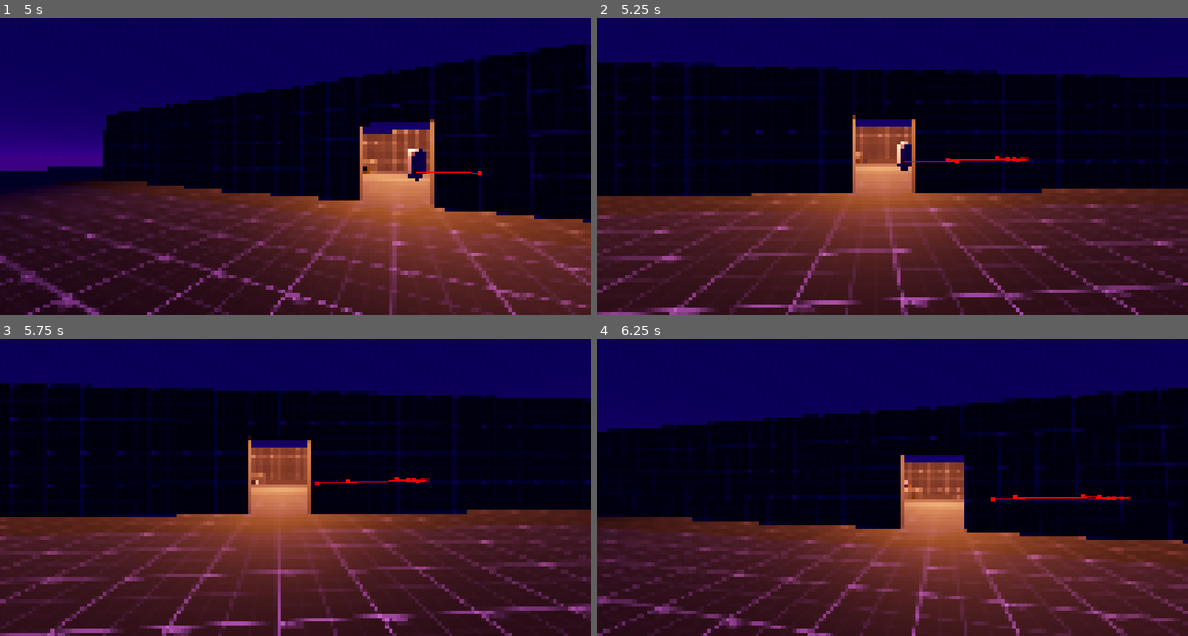
Above: before the commit, frames 1-4 (two rows, left to right).
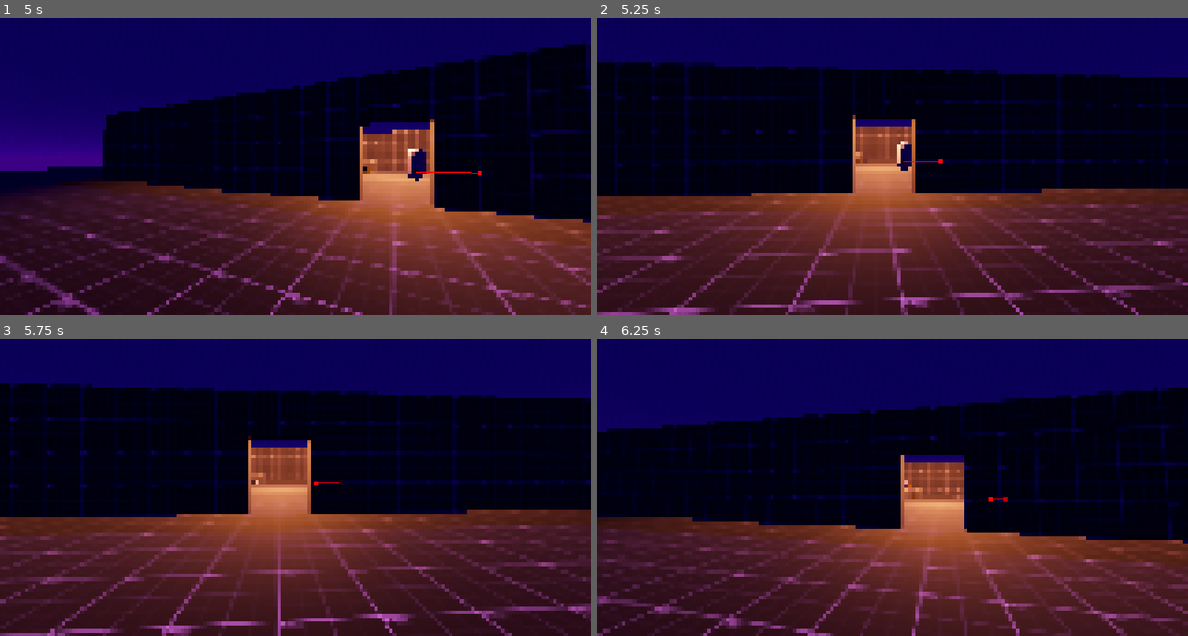
Above: after the commit, the same moments.

Repository: VaporeonLover28/Chrysopoeia
Game: Godot game, scene res://world.tscn
Same seed, same stepped clock (60 frames per second), same inputs: the game is played once before the commit and once after it.
Inputs (mouse positions are in pixels of both pictures, inside the frame that each line leads up to):
- Up to frame 1 (5 s): tap Enter at 0.5, 2 s; move the mouse to (425, 130) at 0.52 s; tap A (a) at 0.6, 4.55 s; tap D (d) at 0.8, 1.35 s; tap Space at 1.25 s; move the mouse to (265, 148) at 1.27 s; tap E (e) at 1.55, 2.1 s; move the mouse to (307, 142) at 2.02 s; tap S (s) at 2.3, 2.85 s; move the mouse to (289, 154) at 2.77 s; tap W (w) at 3.05, 3.6 s; move the mouse to (336, 151) at 3.52 s; tap X (x) at 3.8, 4.35 s; move the mouse to (248, 145) at 4.27 s
- Up to frame 2 (5.25 s): move the mouse to (898, 148) at 5.02 s; tap A (a) at 5.1 s
- Up to frame 3 (5.75 s): tap D (d) at 5.3 s
- Up to frame 4 (6.25 s): tap Space at 5.75 s; move the mouse to (868, 463) at 5.77 s; tap D (d) at 5.85 s; tap E (e) at 6.05 s

Frame 1 is identical in both runs. In frame 2, 0.1% of the frame differs, in the area x 51-74%, y 44-50%; in frame 3, 0.1%; in frame 4, 0.2%, in the area x 66-91%, y 52-55%.
Error after the commit: Invalid access to property or key 'material' on a base object of type 'Node3D (GambleSpot)'. (res://gamble_spot.gd:3)

Commit message:
building bases
it still in the works

Diff:
--- a/gamble_spot.gd
+++ b/gamble_spot.gd
@@ -1,5 +1,6 @@
 extends InteractableObject; class_name GambleSpot
 
+@onready var mat = self.material
 @onready var world: Node3D = $"../../.."
 @onready var camera: Camera3D = $camera
 @onready var marker: Marker3D = $marker
--- a/gamble_spot.tscn
+++ b/gamble_spot.tscn
@@ -12,7 +12,9 @@
 object_class = "GambleSpot"
 metadata/_custom_type_script = "uid://d3kiv4p05usnv"
 
-[node name="CSGBox3D" type="CSGBox3D" parent="."]
+[node name="Model" type="Node3D" parent="."]
+
+[node name="CSGBox3D" type="CSGBox3D" parent="Model"]
 transform = Transform3D(0.999999, -0.00131698, 0.000820503, 0.00131758, 0.999999, -0.000719085, -0.000819537, 0.000720185, 0.999999, 0, 0, 0)
 use_collision = true
 material = SubResource("StandardMaterial3D_6brvv")
--- a/player.gd
+++ b/player.gd
@@ -4,11 +4,15 @@
 @onready var pivot: Node3D = $Pivot
 @onready var ray_interection: RayCast3D = $Pivot/Camera/RayInterection
 @onready var play_game: Timer = $play_game
+@onready var world_scene = $"../"
 
 @export var mouse_sensitivity: float = 0.005
 @export var speed : float = 4.0
 #run speed is speed * value, not the value
 @export var run_speed : float = 1
+#varibles relacionated with buying on the shop
+var is_on_building_mode: bool = false
+var current_object_being_purchase: Resource
 
 #headbob vars
 @export var bob_freq : float = 2
@@ -91,3 +95,24 @@
 func _on_play_game_timeout() -> void:
 	Globals.player_transform_storage.push_back(camera.transform)
 	get_tree().change_scene_to_file("res://blackjack_test_2.tscn")
+
+func _start_bulding_phase(object_to_be_purchase: String):
+	is_on_building_mode = true
+	current_object_being_purchase = load(object_to_be_purchase)
+	var instantiate_model = \
+	current_object_being_purchase.get_node("model").get_child(0).instantiate()
+	instantiate_model.position =  ray_interection.position - Vector3(0,0,-3)
+	ray_interection.add_child(instantiate_model)
+
+func _rotate_bulding_object(rotation_direction: int):
+	ray_interection.get_child(0).rotate_x(8 * rotation_direction)
+
+func _cancel_build():
+	pass
+
+func _build():
+	var instantiate_object = current_object_being_purchase.instantiate()
+	instantiate_object.global_position = ray_interection.position - Vector3(0,0,-3)
+	instantiate_object.rotation = ray_interection.get_child(0).rotation
+	ray_interection.get_child(0).queue_free()
+	world_scene.add_child(instantiate_object)
